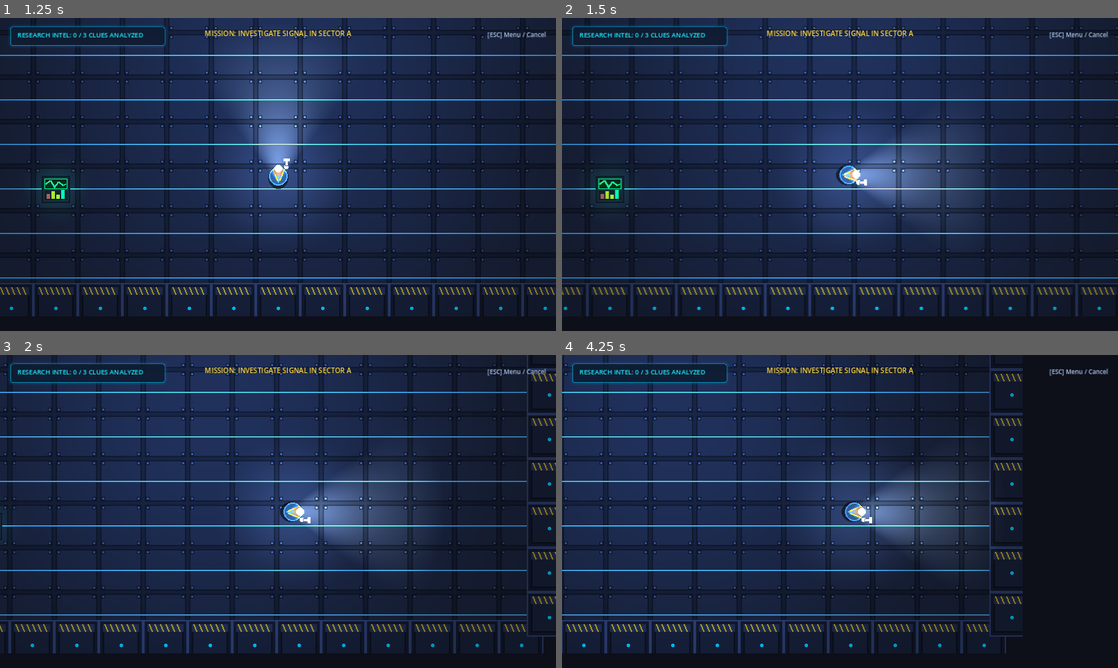
Above: before the commit, frames 1-4 (two rows, left to right).
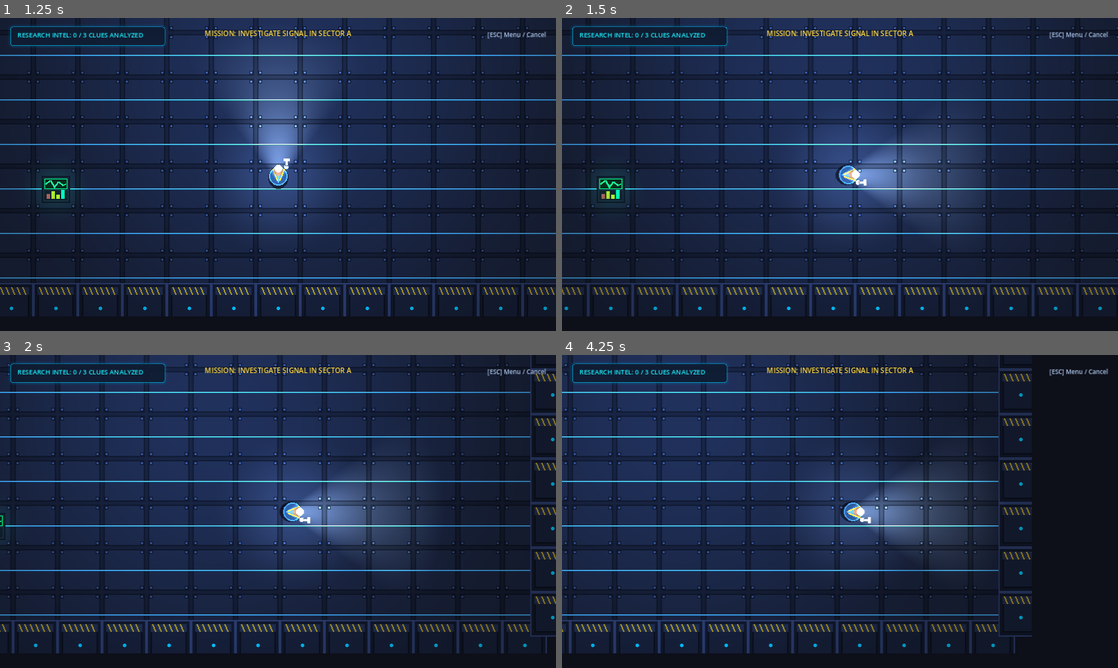
Above: after the commit, the same moments.

Repository: khushalkks/Blue_World
Game: Godot game, scene res://scenes/ui/main_menu.tscn
Same seed, same stepped clock (60 frames per second), same inputs: the game is played once before the commit and once after it.
Inputs:
- Up to frame 1 (1.25 s): click "NEW INVESTIGATION" at 0.5 s
- Up to frame 2 (1.5 s): tap Enter at 1.25 s; hold D (move_right) from 1.28 s (still down); hold E (interact) from 1.28 s (still down)
- Up to frame 3 (2 s): keep holding D (move_right); keep holding E (interact); tap Space at 1.52 s
- Up to frame 4 (4.25 s): release E (interact) at 2.03 s; tap Enter at 2.1 s; tap Space at 2.27, 3.77 s; release D (move_right) at 2.78 s; hold A (move_left) 2.78-3.53 s; tap 0 at 2.85 s; hold D (move_right) from 3.53 s (still down); tap 9 at 3.6 s

Frame 1 is identical in both runs. In frame 2, 3.3% of the frame differs, in the area x 0-100%, y 0-96%; in frame 3, 8.2%; in frame 4, 10%, in the area x 0-85%, y 0-96%.
Error after the commit: Invalid call. Nonexistent function 'play_sfx' in base 'Node (game_state.gd)'. (res://scripts/player/player.gd:44)

Commit message:
feat(player): implement responsive Mario-style platformer controller with squash-stretch & stomp mechanics

Diff:
--- /dev/null
+++ b/scenes/player/platform_player.tscn
@@ -0,0 +1,48 @@
+[gd_scene load_steps=6 format=3]
+
+[ext_resource type="Script" path="res://scripts/player/platform_player.gd" id="1_player_script"]
+[ext_resource type="Texture2D" path="res://assets/platformer/player.png" id="2_player_tex"]
+
+[sub_resource type="RectangleShape2D" id="RectangleShape2D_body"]
+size = Vector2(26, 42)
+
+[sub_resource type="RectangleShape2D" id="RectangleShape2D_stomp"]
+size = Vector2(24, 12)
+
+[sub_resource type="RectangleShape2D" id="RectangleShape2D_hurt"]
+size = Vector2(24, 36)
+
+[node name="PlatformPlayer" type="CharacterBody2D"]
+collision_layer = 1
+collision_mask = 2
+script = ExtResource("1_player_script")
+
+[node name="Sprite2D" type="Sprite2D" parent="."]
+texture = ExtResource("2_player_tex")
+
+[node name="CollisionShape2D" type="CollisionShape2D" parent="."]
+position = Vector2(0, 3)
+shape = SubResource("RectangleShape2D_body")
+
+[node name="StompArea" type="Area2D" parent="."]
+collision_layer = 4
+collision_mask = 8
+
+[node name="CollisionShape2D" type="CollisionShape2D" parent="StompArea"]
+position = Vector2(0, 24)
+shape = SubResource("RectangleShape2D_stomp")
+
+[node name="Hurtbox" type="Area2D" parent="."]
+collision_layer = 16
+collision_mask = 32
+
+[node name="CollisionShape2D" type="CollisionShape2D" parent="Hurtbox"]
+position = Vector2(0, 2)
+shape = SubResource("RectangleShape2D_hurt")
+
+[node name="Camera2D" type="Camera2D" parent="."]
+offset = Vector2(0, -60)
+limit_top = -300
+limit_bottom = 650
+position_smoothing_enabled = true
+position_smoothing_speed = 8.0
--- /dev/null
+++ b/scripts/player/platform_player.gd
@@ -0,0 +1,165 @@
+extends CharacterBody2D
+
+## Player Controller for "SUPER BLUE RUNNER"
+## Tight, responsive Mario-style 2D platformer movement, jumping, stomping & squash-stretch.
+
+signal player_died
+
+@export var move_speed: float = 260.0
+@export var acceleration: float = 1800.0
+@export var friction: float = 1400.0
+@export var jump_velocity: float = -470.0
+@export var bounce_velocity: float = -420.0
+@export var spring_velocity: float = -680.0
+@export var gravity: float = 1100.0
+@export var fall_gravity_mult: float = 1.35
+
+@onready var sprite: Sprite2D = $Sprite2D
+@onready var stomp_area: Area2D = $StompArea
+@onready var hurtbox: Area2D = $Hurtbox
+
+var coyote_timer: float = 0.0
+var jump_buffer_timer: float = 0.0
+var is_invulnerable: bool = false
+var invuln_timer: float = 0.0
+var facing_right: bool = true
+var target_scale: Vector2 = Vector2.ONE
+var is_dead: bool = false
+
+func _ready() -> void:
+	add_to_group("player")
+	if stomp_area:
+		stomp_area.area_entered.connect(_on_stomp_area_entered)
+		stomp_area.body_entered.connect(_on_stomp_body_entered)
+	if hurtbox:
+		hurtbox.body_entered.connect(_on_hurtbox_body_entered)
+		hurtbox.area_entered.connect(_on_hurtbox_area_entered)
+
+func _physics_process(delta: float) -> void:
+	if is_dead:
+		return
+
+	# Fall into bottomless pit
+	if position.y > 550.0:
+		_die()
+		return
+
+	# Invulnerability timer & blinking
+	if is_invulnerable:
+		invuln_timer -= delta
+		sprite.visible = int(invuln_timer * 14.0) % 2 == 0
+		if invuln_timer <= 0.0:
+			is_invulnerable = false
+			sprite.visible = true
+
+	# Coyote time & Jump buffer timers
+	if is_on_floor():
+		coyote_timer = 0.12
+	else:
+		coyote_timer -= delta
+
+	jump_buffer_timer -= delta
+	if Input.is_action_just_pressed("jump"):
+		jump_buffer_timer = 0.12
+
+	# Apply Gravity (with heavier fast fall for crisp platforming)
+	var current_grav: float = gravity
+	if velocity.y > 0.0:
+		current_grav *= fall_gravity_mult
+	velocity.y += current_grav * delta
+
+	# Horizontal Movement
+	var input_x: float = Input.get_axis("move_left", "move_right")
+	if input_x != 0.0:
+		velocity.x = move_toward(velocity.x, input_x * move_speed, acceleration * delta)
+		facing_right = input_x > 0.0
+		sprite.flip_h = not facing_right
+	else:
+		velocity.x = move_toward(velocity.x, 0.0, friction * delta)
+
+	# Jump Trigger (Coyote + Buffer)
+	if jump_buffer_timer > 0.0 and coyote_timer > 0.0:
+		velocity.y = jump_velocity
+		jump_buffer_timer = 0.0
+		coyote_timer = 0.0
+		GameState.play_sfx("jump", -2.0)
+		target_scale = Vector2(0.8, 1.25) # Jump stretch
+
+	# Variable Jump Height (cutting jump short when button released)
+	if Input.is_action_just_released("jump") and velocity.y < -120.0:
+		velocity.y *= 0.5
+
+	# Landing detection squash
+	var was_in_air: bool = not is_on_floor()
+	move_and_slide()
+	if was_in_air and is_on_floor():
+		target_scale = Vector2(1.25, 0.75) # Land squash
+
+	# Smooth squash & stretch lerp back to 1.0
+	target_scale = target_scale.lerp(Vector2.ONE, delta * 12.0)
+	sprite.scale = target_scale
+
+func bounce(custom_force: float = 0.0) -> void:
+	velocity.y = custom_force if custom_force != 0.0 else bounce_velocity
+	target_scale = Vector2(0.85, 1.25)
+
+func spring_launch() -> void:
+	velocity.y = spring_velocity
+	GameState.play_sfx("spring", 1.0)
+	target_scale = Vector2(0.7, 1.35)
+
+func take_damage(knockback_dir: float = 0.0) -> void:
+	if is_invulnerable or is_dead:
+		return
+
+	var fatal := GameState.take_damage()
+	if fatal:
+		_die()
+		return
+
+	is_invulnerable = true
+	invuln_timer = 1.3
+	velocity.y = -260.0
+	velocity.x = knockback_dir * 220.0
+	target_scale = Vector2(1.2, 0.8)
+
+func _die() -> void:
+	if is_dead:
+		return
+	is_dead = true
+	GameState.play_sfx("hurt", 3.0)
+	player_died.emit()
+
+	# Check lives
+	GameState.lives -= 1
+	GameState.stats_changed.emit()
+
+	await get_tree().create_timer(0.8).timeout
+	if GameState.lives <= 0:
+		GameState.handle_game_over()
+	else:
+		GameState.restart_current_level()
+
+func _on_stomp_area_entered(area: Area2D) -> void:
+	if area.is_in_group("stompable"):
+		var enemy = area.get_parent()
+		if enemy and enemy.has_method("die_from_stomp"):
+			enemy.die_from_stomp()
+			bounce()
+
+func _on_stomp_body_entered(body: Node2D) -> void:
+	if body.is_in_group("stompable"):
+		if body.has_method("die_from_stomp"):
+			body.die_from_stomp()
+			bounce()
+
+func _on_hurtbox_body_entered(body: Node2D) -> void:
+	if body.is_in_group("enemy") and not is_invulnerable:
+		var dir: float = -1.0 if body.global_position.x > global_position.x else 1.0
+		take_damage(dir)
+	elif body.is_in_group("hazard"):
+		take_damage(0.0)
+
+func _on_hurtbox_area_entered(area: Area2D) -> void:
+	if area.is_in_group("hazard"):
+		take_damage(0.0)
--- a/scripts/player/player.gd
+++ b/scripts/player/player.gd
@@ -13,6 +13,8 @@
 @onready var prompt_label: Label = $PromptLabel
 
 var facing_direction: Vector2 = Vector2.DOWN
+var step_timer: float = 0.0
+var step_toggle: bool = false
 
 func _ready() -> void:
 	add_to_group("player")
@@ -33,8 +35,16 @@
 		velocity = velocity.move_toward(input_vec * move_speed, acceleration * delta)
 		facing_direction = input_vec.normalized()
 		_update_facing(facing_direction)
+
+		# Play soft footsteps while moving
+		step_timer += delta
+		if step_timer >= 0.35:
+			step_timer = 0.0
+			step_toggle = not step_toggle
+			GameState.play_sfx("footstep1" if step_toggle else "footstep2", -12.0, randf_range(0.92, 1.08))
 	else:
 		velocity = velocity.move_toward(Vector2.ZERO, friction * delta)
+		step_timer = 0.28 # Ready for immediate first step when resuming
 
 	move_and_slide()
 	_handle_interaction()
Not shown, added: scripts/player/platform_player.gd.uid
